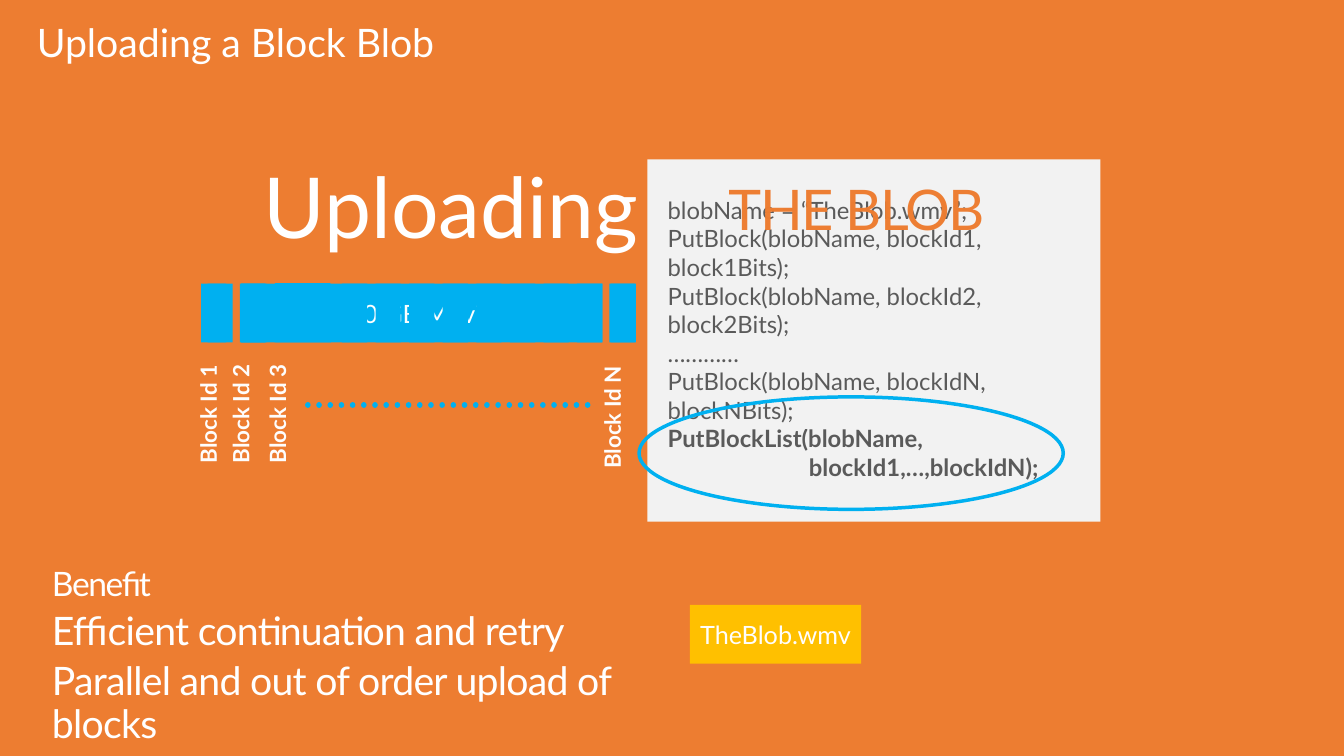
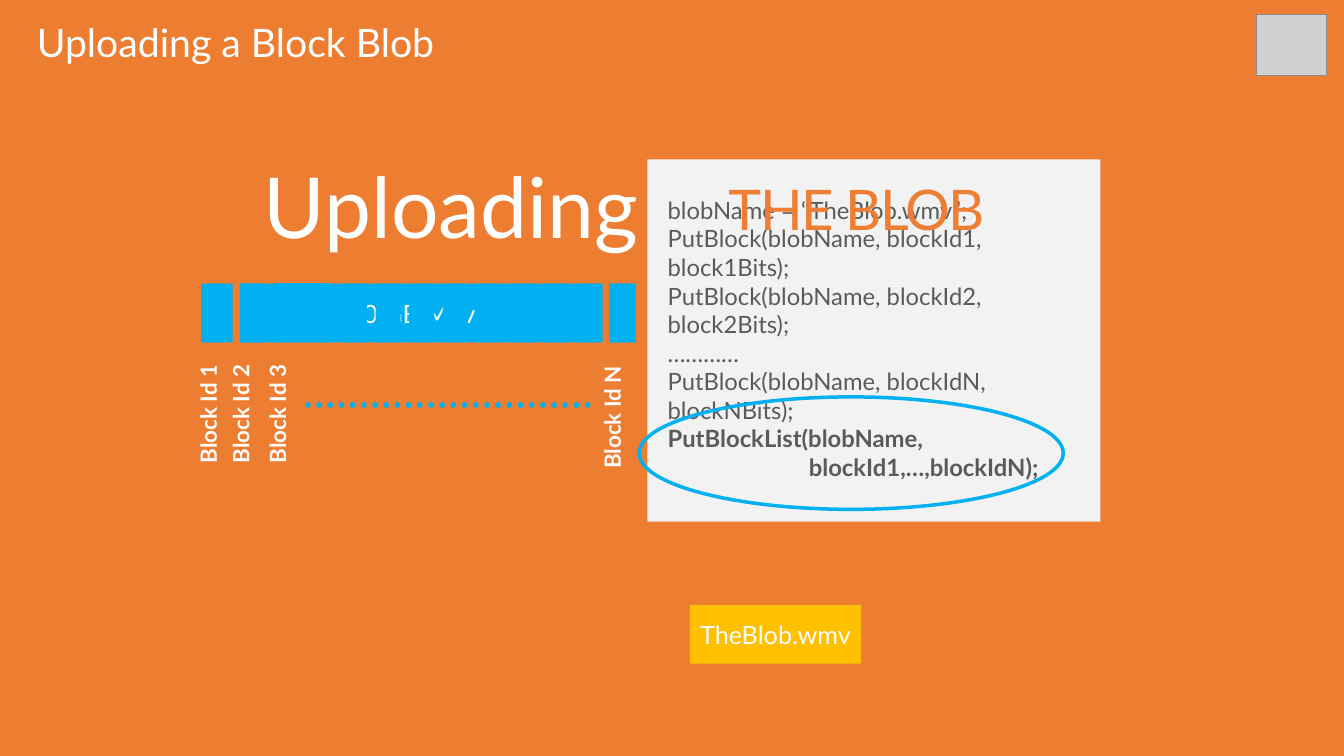
Before and after one commit to sack212/BasicAzureCamp, a slide deck: slide 24 of Data-Storage/Data-Storage.pptx. Drawn at 1344x756 pixels with LibreOffice and Linux fonts; fonts in the diff are those of the drawing; grey boxes stand for pictures. Boxes give left, top, right and bottom in pixels: in the first picture for what was removed or moved away, otherwise in the second. Text is boxed around its words. In the diff, an @@ line names an element or a change of style, - is before the commit and + after.

```diff
--- a/Data-Storage/Data-Storage.pptx
+++ b/Data-Storage/Data-Storage.pptx
@@ picture added at (1256, 14, 1327, 76) @@
@@ text removed at (52, 571, 612, 702) @@
-Benefit
-Efficient continuation and retry
-Parallel and out of order upload of blocks
```
Also in this commit, not shown: 13 other slides changed, 7 slides added, 1 slide removed.
